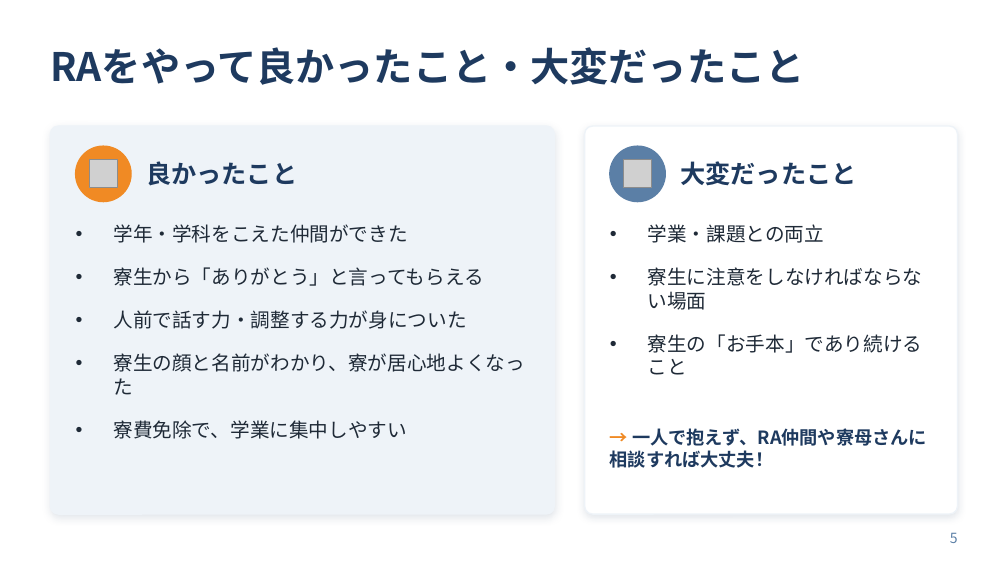
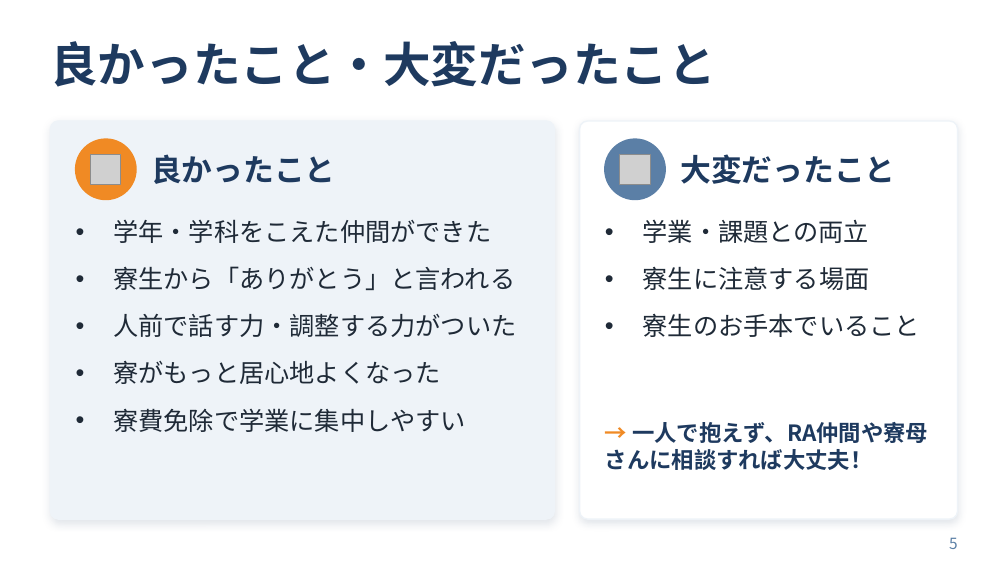
Before and after one commit to kouhiro09070305-create/-, a slide deck: slide 5 of RA募集説明会_RAプレゼン_20261023.pptx. Drawn at 1008x567 pixels with LibreOffice and Linux fonts; fonts in the diff are those of the drawing; grey boxes stand for pictures. Boxes give left, top, right and bottom in pixels: in the first picture for what was removed or moved away, otherwise in the second. Text is boxed around its words. In the diff, an @@ line names an element or a change of style, - is before the commit and + after.

```diff
--- a/RA募集説明会_RAプレゼン_20261023.pptx
+++ b/RA募集説明会_RAプレゼン_20261023.pptx
@@ title at (50,41,716,87): text changed; size 28 to 34 pt @@
-RAをやって良かったこと・大変だったこと
+良かったこと・大変だったこと
@@ rounded rectangle: place and size @@
-rounded rectangle at (50,126,554,514)
+rounded rectangle at (50,121,554,519)
@@ rounded rectangle at (50,121,554,519): proportions changed @@
@@ ellipse: place and size @@
-ellipse at (76,146,131,202)
+ellipse at (76,139,136,200)
@@ text "良かったこと" at (151,154,335,184): size 18 to 22 pt @@
@@ text "良かったこと": place and size @@
-text "良かったこと" at (146,161,297,186)
+text "良かったこと" at (151,154,335,184)
@@ rounded rectangle at (580,121,958,519): proportions changed @@
@@ rounded rectangle: place and size @@
-rounded rectangle at (585,126,958,514)
+rounded rectangle at (580,121,958,519)
@@ ellipse: place and size @@
-ellipse at (610,146,665,202)
+ellipse at (605,139,665,200)
@@ text "大変だったこと": place and size @@
-text "大変だったこと" at (680,161,856,186)
+text "大変だったこと" at (680,154,895,184)
@@ text "大変だったこと" at (680,154,895,184): size 18 to 22 pt @@
@@ picture: place and size @@
-picture at (90,159,118,187)
+picture at (91,154,121,184)
@@ picture: place and size @@
-picture at (623,159,651,187)
+picture at (620,154,650,184)
@@ text at (113,219,491,243): size 14 to 18 pt in "学年・学科をこえた仲間ができた"; less space between paragraphs @@
@@ text at (643,219,870,243): size 14 to 18 pt in "学業・課題との両立"; less space between paragraphs @@
@@ text at (113,266,516,432): text changed; size 14 to 18 pt @@
-• 寮生から「ありがとう」と言ってもらえる
-• 人前で話す力・調整する力が身についた
-• 寮生の顔と名前がわかり、寮が居心地よくなった
-• 寮費免除で、学業に集中しやすい
+• 寮生から「ありがとう」と言われる
+• 人前で話す力・調整する力がついた
+• 寮がもっと居心地よくなった
+• 寮費免除で学業に集中しやすい
@@ text at (643,266,920,337): text changed; size 14 to 18 pt @@
-• 寮生に注意をしなければならない場面
-• 寮生の「お手本」であり続けること
+• 寮生に注意する場面
+• 寮生のお手本でいること
@@ text "→ 一人で抱えず、RA仲間や寮母さんに相談すれば大丈夫！" at (632,422,928,443): size 13 to 16 pt @@
@@ page number at (949,537,958,549): size 10 to 11 pt @@
```
Also in this commit, not shown: 5 other slides changed.
